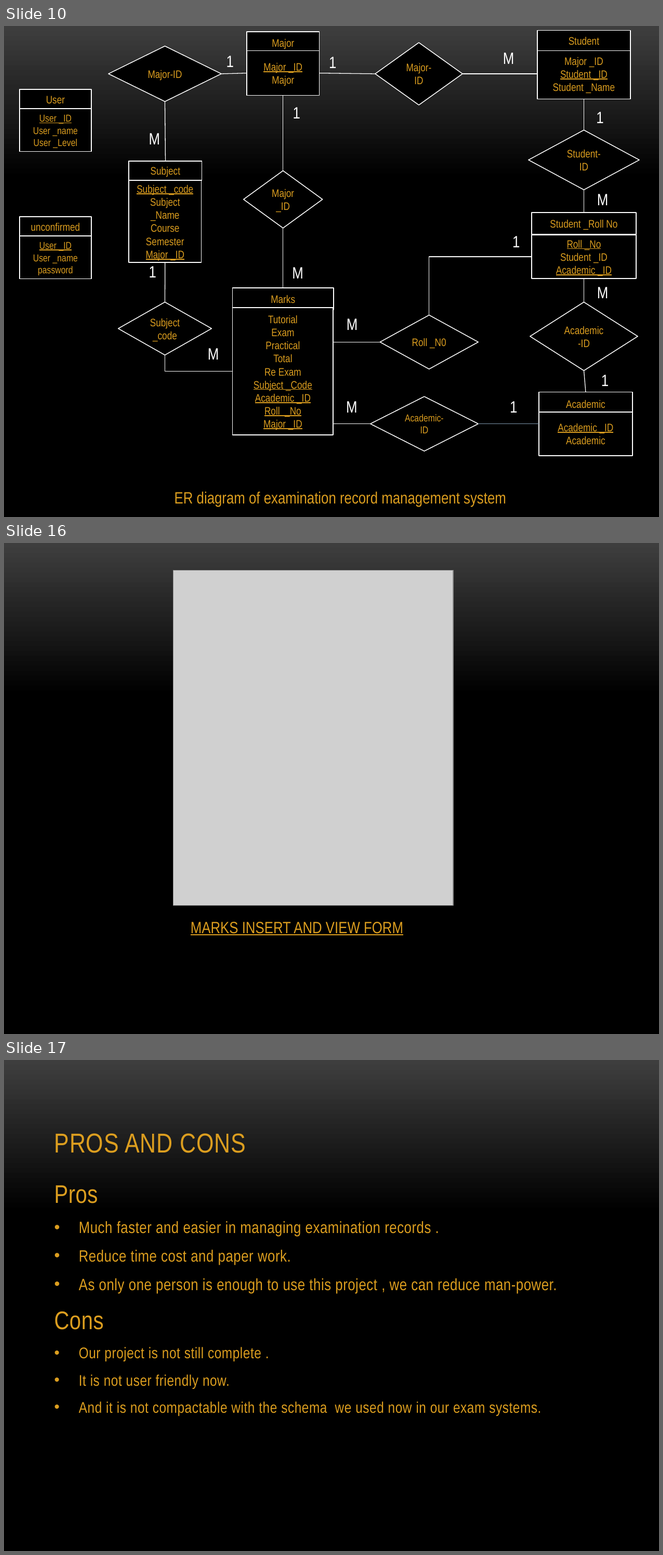
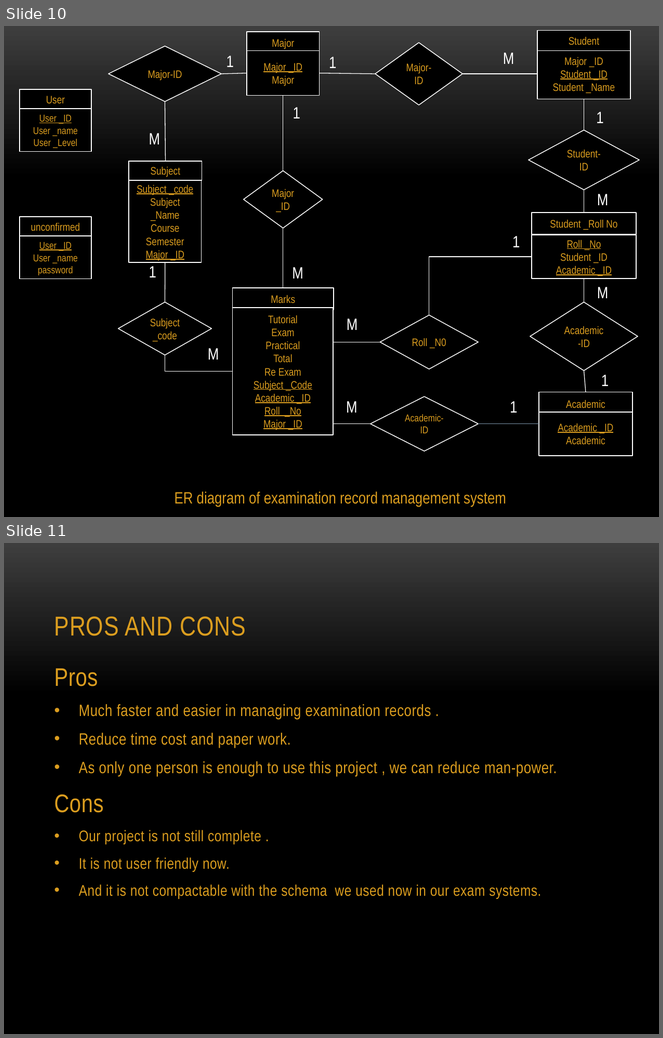
Before and after one commit to team7mit/ExamRecordQQ, a slide deck: Examination Record Management System.pptx. Shown one above the other, each under a label of ours: slides 10, 16 and 17 before the commit, slides 10 and 11 after it; the slides between them are not shown. The pictures are 663x1555 and 663x1038 pixels, drawn with LibreOffice and Linux fonts; fonts in the diff are those of the drawing; grey boxes stand for pictures; background and template pictures are left out. Boxes give left, top, right and bottom in pixels: in the first picture for what was removed or moved away, otherwise in the second. Text is boxed around its words. In the diff, an @@ line names an element or a change of style, - is before the commit and + after.

```diff
--- a/Examination Record Management System.pptx
+++ b/Examination Record Management System.pptx
@@ slide 16 removed at <box>4,543,659,1034</box>, background picture (left out) @@
@@ picture removed at <box>173,571,453,906</box> @@
@@ text removed at <box>191,922,403,936</box> @@
-MARKS INSERT AND VIEW FORM
@@ what was slide 17 is now slide 11 @@
```
Also in this commit, not shown: 5 other slides removed, 1 other file.
